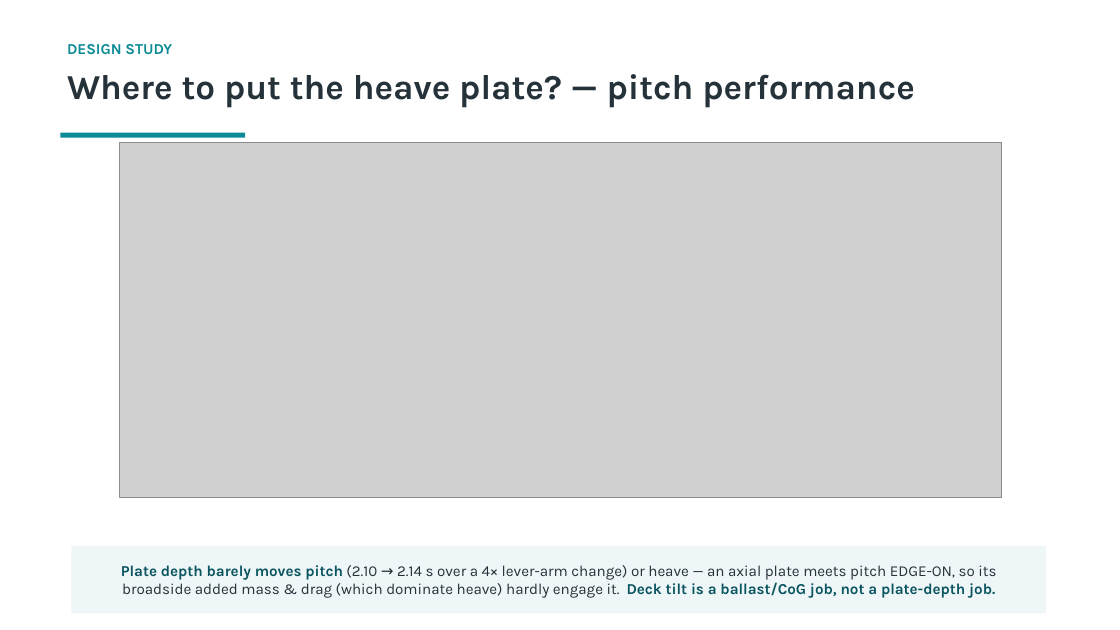
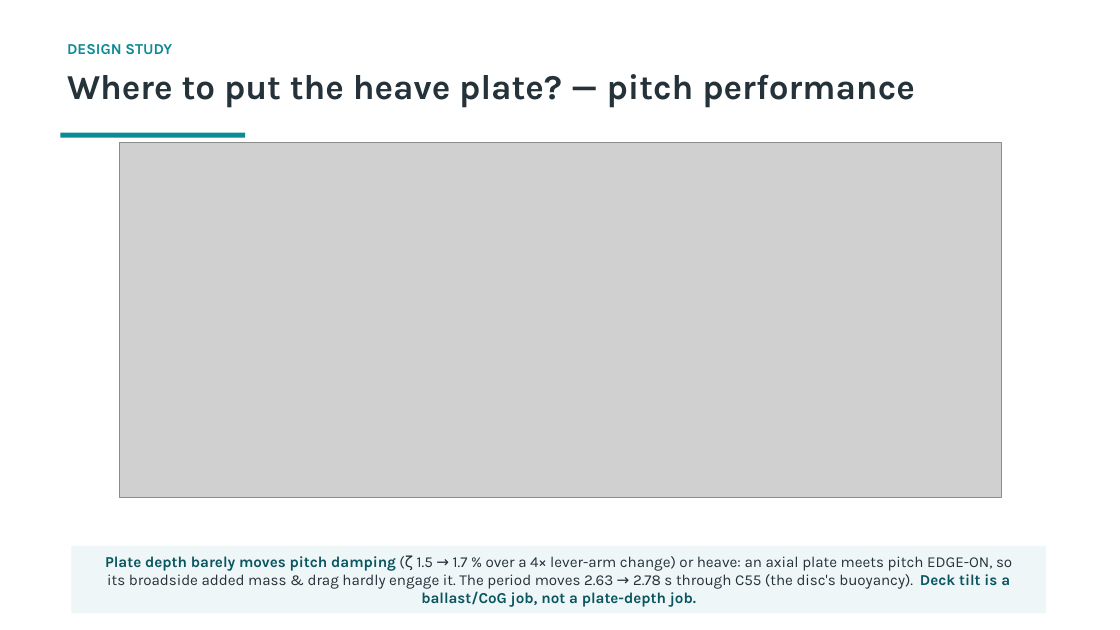
Before and after one commit to xabi80/HSP, a slide deck: slide 16 of studies/osu-test-buoy/Capytaine_analysis_OSU_buoy.pptx. Drawn at 1120x630 pixels with LibreOffice and Linux fonts; fonts in the diff are those of the drawing; grey boxes stand for pictures. Boxes give left, top, right and bottom in pixels: in the first picture for what was removed or moved away, otherwise in the second. Text is boxed around its words. In the diff, an @@ line names an element or a change of style, - is before the commit and + after.

```diff
--- a/studies/osu-test-buoy/Capytaine_analysis_OSU_buoy.pptx
+++ b/studies/osu-test-buoy/Capytaine_analysis_OSU_buoy.pptx
@@ text at bbox=[105, 555, 1012, 607]: text changed @@
-Plate depth barely moves pitch (2.10 → 2.14 s over a 4× lever-arm change) or heave — an axial plate meets pitch EDGE-ON, so its broadside added mass & drag (which dominate heave) hardly engage it. Deck tilt is a ballast/CoG job, not a plate-depth job.
+Plate depth barely moves pitch damping (ζ 1.5 → 1.7 % over a 4× lever-arm change) or heave: an axial plate meets pitch EDGE-ON, so its broadside added mass & drag hardly engage it. The period moves 2.63 → 2.78 s through C55 (the disc's buoyancy). Deck tilt is a ballast/CoG job, not a plate-depth job.
```
Also in this commit, not shown: 6 other files.
